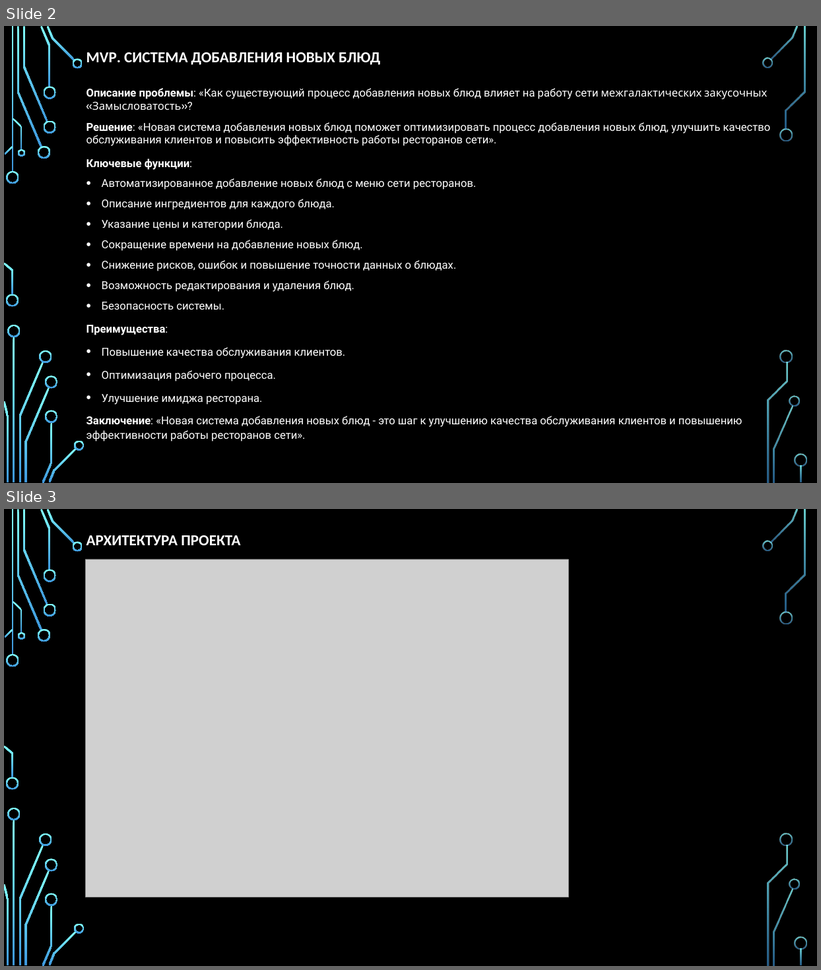
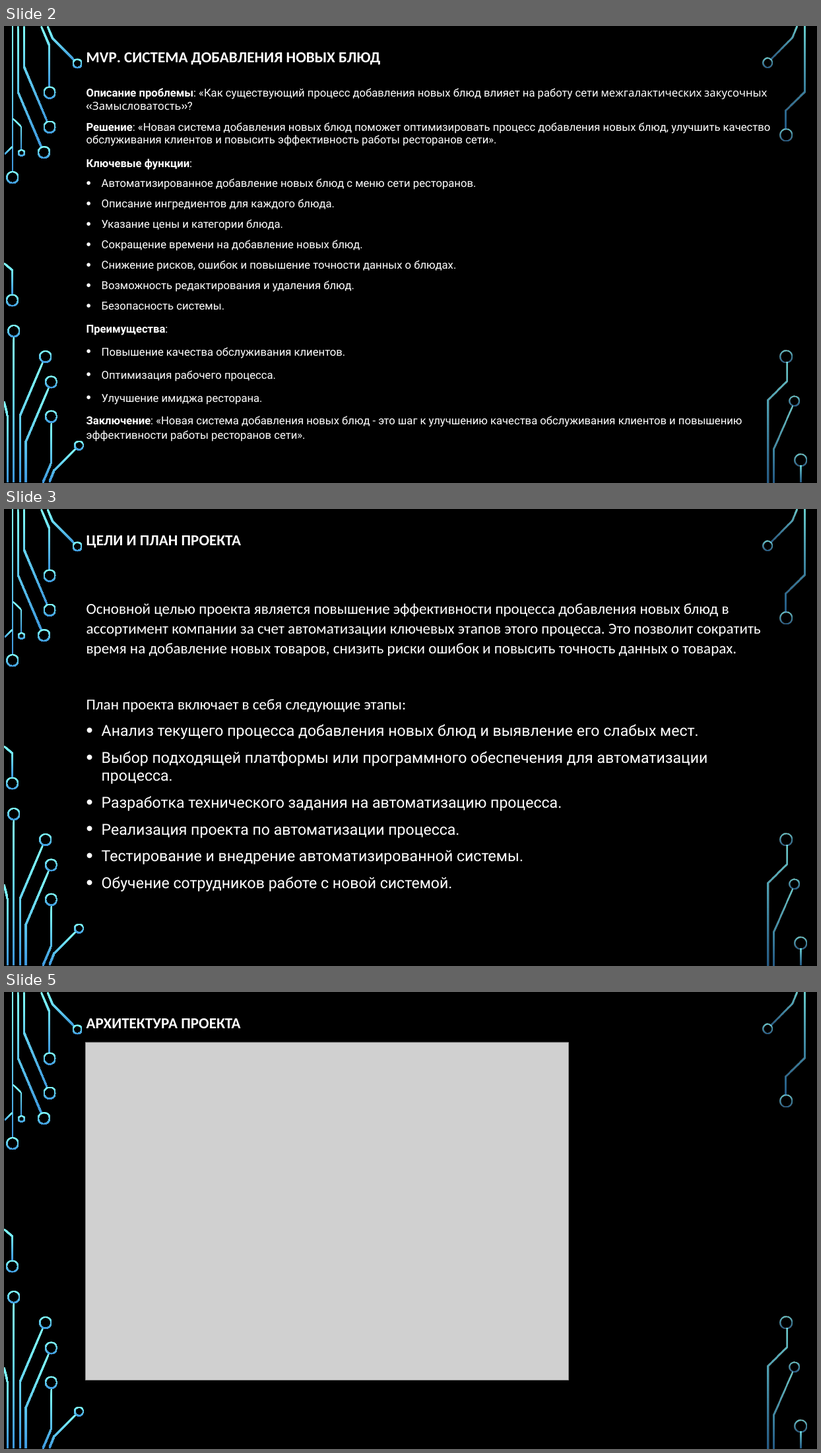
Before and after one commit to sMasteR19/-project_work_yakushev, a slide deck: Презентация по проектной работе.pptx. Shown one above the other, each under a label of ours: slides 2 and 3 before the commit, slides 2, 3 and 5 after it; the slides between them are not shown. The pictures are 821x970 and 821x1453 pixels, drawn with LibreOffice and Linux fonts; fonts in the diff are those of the drawing; grey boxes stand for pictures; background and template pictures are left out. Boxes give left, top, right and bottom in pixels: in the first picture for what was removed or moved away, otherwise in the second. Text is boxed around its words. In the diff, an @@ line names an element or a change of style, - is before the commit and + after.

```diff
--- a/Презентация по проектной работе.pptx
+++ b/Презентация по проектной работе.pptx
@@ slide 3 added at (4,509,817,966), background picture (left out); not listed: 36 template elements that a slide beside it also shows @@
@@ title added at (86,535,241,548), 18 pt, text #FFFFFF, bold @@
+ЦЕЛИ И ПЛАН ПРОЕКТА
@@ text added at (86,603,761,892), 18 pt, text #FFFFFF @@
+Основной целью проекта является повышение эффективности процесса добавления новых блюд в ассортимент компании за счет автоматизации ключевых этапов этого процесса. Это позволит сократить время на добавление новых товаров, снизить риски ошибок и повысить точность данных о товарах.
+План проекта включает в себя следующие этапы:
+• Анализ текущего процесса добавления новых блюд и выявление его слабых мест.
+• Выбор подходящей платформы или программного обеспечения для автоматизации процесса.
+• Разработка технического задания на автоматизацию процесса.
+• Реализация проекта по автоматизации процесса.
+• Тестирование и внедрение автоматизированной системы.
+• Обучение сотрудников работе с новой системой.
@@ what was slide 3 is now slide 5 @@
```
Also in this commit, not shown: 2 slides changed, 1 other slide added.
